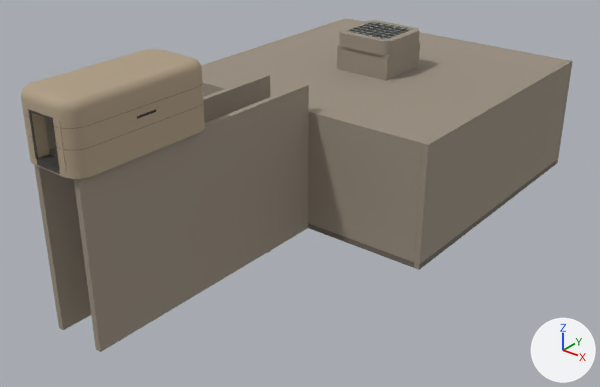
A saved change to the glTF model public/models/base/bunker.glb.
Before and after are seen from a 50 mm camera at (25.6, -19.3, 12.8) aimed at (0.9, 11.7, -6.4). Arrows for +X, +Y and +Z are at lower right; the lights stay in place. The picture after the commit comes second. Vertices at exactly the same position are counted once.

The scene before the commit, as lines of its bpy script (objects in view):
```python
me_bunker = bpy.data.meshes.new('bunker')
me_bunker.from_pydata(...)  # 2302 vertices, 4148 faces; spans x -8.3..8.3, y -2.3..28.3, z -8.6..2.6
# faces by material slot: [3560, 40, 28, 484, 36]
me_bunker.materials.append(mat_concrete)  # brown #9a8f80
me_bunker.materials.append(mat_iron)  # dark grey #3a3430
me_bunker.materials.append(mat_emitwarm)  # orange #ffb060, glowing orange #ffb060
me_bunker.materials.append(mat_steel)  # dark grey #5c5a56
me_bunker.materials.append(mat_concretedark)  # brown #6f675d
me_hut = bpy.data.meshes.new('hut')
me_hut.from_pydata(...)  # 658 vertices, 1078 faces; spans x -1.8..1.8, y -2.6..21.8, z -0.3..2.8
# faces by material slot: [542, 116, 24, 180, 204, 12]
me_hut.materials.append(mat_bunker)  # beige #b09f86
me_hut.materials.append(mat_bunkerdark)  # brown #8c7c66
me_hut.materials.append(mat_iron)  # dark grey #3a3430
me_hut.materials.append(mat_steel)  # dark grey #5c5a56
me_hut.materials.append(mat_concrete)  # brown #9a8f80
me_hut.materials.append(mat_glass)  # pale green #cfe6e0
ob_bunker = bpy.data.objects.new('bunker', me_bunker)
ob_bunker.location = (0.0, 0.0, 0.0)
ob_hut = bpy.data.objects.new('hut', me_hut)
ob_hut.location = (0.0, 0.0, 0.0)
```
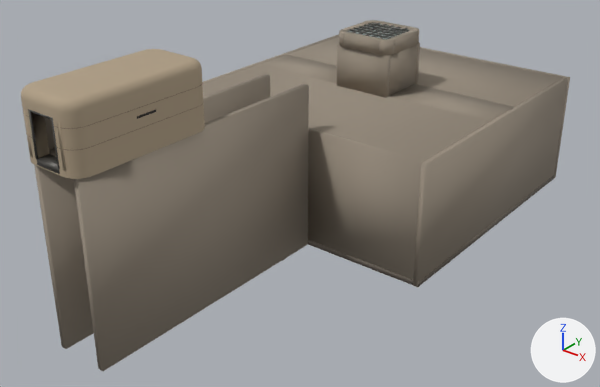
The change, as a list of edits to the scene's bpy script:
```text
Change me_bunker:
    used by ob_bunker; location = (0.0, 0.0, 0.0)
    remove me_bunker.from_pydata(...)  # 2302 vertices, 4148 faces; spans x -8.3..8.3, y -2.3..28.3, z -8.6..2.6
    add me_bunker.from_pydata(...)  # 2366 vertices, 4244 faces; spans x -8.3..8.3, y -2.3..28.3, z -9.6..2.6
    me_bunker part 3: the loose piece of 8 vertices spanning x -8.3..8.3, y 28.0..28.3, z -8.3..-1.7 is moved by (0.0, 0.0, -1.0)
    me_bunker part 4: the loose piece of 8 vertices spanning x -8.3..-8.0, y 11.7..28.0, z -8.3..-1.7 is moved by (0.0, 0.0, -1.0)
    me_bunker part 5: the loose piece of 34 vertices spanning x -8.0..8.0, y 11.7..21.4, z -8.3..-1.7 is moved by (0.0, 0.0, -1.0)
    me_bunker part 6: the loose piece of 8 vertices spanning x 8.0..8.3, y 11.7..28.0, z -8.3..-1.7 is moved by (0.0, 0.0, -1.0)
    me_bunker part 7: the loose piece of 8 vertices spanning x -8.0..8.0, y 21.4..28.0, z -2.0..-1.7 is moved by (0.0, 0.0, -1.0)
    me_bunker part 8: the loose piece of 8 vertices spanning x -8.3..8.3, y 11.7..28.3, z -8.3..-8.0 is moved by (0.0, 0.0, -1.0)
    me_bunker part 9: 341 vertices moved from x -1.4..1.4, y -2.3..11.7, z -8.3..-3.5 to x -1.4..1.4, y -2.3..11.7, z -9.3..-3.5; 241 vertices removed from x -1.4..1.4, y 8.4..12.0, z -8.3..-2.9; 241 vertices added at x -1.4..1.4, y 8.4..12.0, z -8.3..-3.9
    me_bunker part 10: 16 vertices moved from x -1.7..1.7, y 18.3..21.7, z -1.7 to x -1.7..1.7, y 18.3..21.7, z -2.7
    other edits to the shape of me_bunker do not show in these pictures
Change me_hut:
    where me_hut.from_pydata(...)  # 658 vertices, 1078 faces; spans x -1.8..1.8, y -2.6..21.8, z -0.3..2.8
    used by ob_hut; location = (0.0, 0.0, 0.0)
    me_hut part 1: 276 of the faces centred in x -1.8..1.8, y 18.2..21.8, z -0.3..0.5 are now shaded smooth
    me_hut part 2: 132 of the faces centred in x -1.7..1.7, y -2.6..1.5, z -0.2..2.3 are now shaded smooth
```

Boxes (x1, y1, x2, y2) around the edits, measured in the pictures (600 x 387 px; the box of a moved part takes in the faces that stretch with it):
'bunker', reshaped
    before: (34, 18, 573, 352)
    after: (34, 34, 570, 371)
part 1 of me_hut, shading changed
    both: (340, 21, 419, 55)
part 2 of me_hut, shading changed
    both: (27, 110, 66, 174)
part 3 of me_bunker, moved or reshaped
    before: (344, 18, 573, 164)
    after: (420, 47, 570, 178)
part 4 of me_bunker, moved or reshaped (mostly hidden)
    before: (201, 19, 346, 68)
    after: (202, 34, 339, 84)
part 5 of me_bunker, moved or reshaped
    before: (202, 39, 517, 262)
    after: (202, 55, 514, 280)
part 6 of me_bunker, moved or reshaped
    before: (414, 61, 571, 270)
    after: (413, 78, 568, 287)
part 7 of me_bunker, moved or reshaped
    before: (288, 20, 566, 89)
    after: (287, 36, 563, 107)
part 8 of me_bunker, moved or reshaped
    before: (308, 161, 556, 270)
    after: (308, 175, 554, 287)
part 9 of me_bunker, moved or reshaped
    before: (34, 75, 309, 352)
    after: (34, 75, 309, 371)
part 10 of me_bunker, moved or reshaped
    before: (337, 43, 420, 81)
    after: (337, 43, 420, 98)
